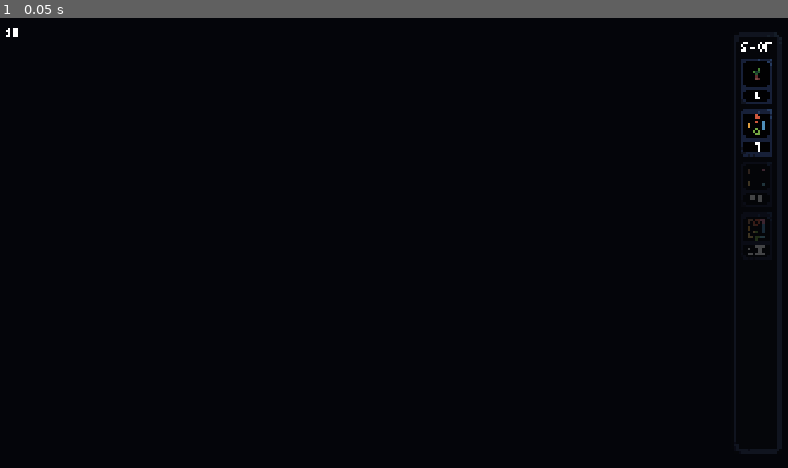
Above: before the commit, frame 1.
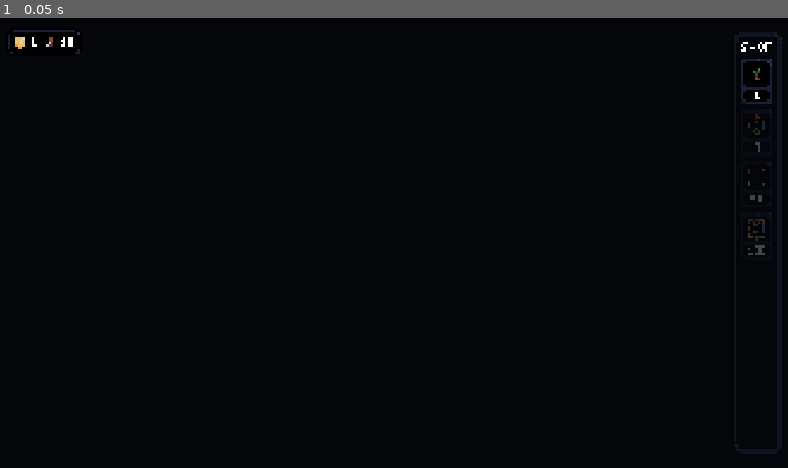
Above: after the commit, the same moment.

Repository: thomaslindstrom/factory-game
Game: Godot game, scene res://main.tscn
The game is run twice, just before and just after one commit, with the same random seed, the same clock (stepped at 60 frames per second) and the same inputs.
Inputs:
- Up to frame 1 (0.05 s): no input

The runs differ from the first frame. In frame 1, 0.3% of the frame differs, in the area x 0-98%, y 2-31%.

Commit message:
More work

Diff:
--- /dev/null
+++ b/components/stalberg_tile_map_layer.gd
@@ -0,0 +1,95 @@
+@tool
+extends TileMapLayer
+class_name StalbergTileMapLayer
+
+@export_tool_button("Render") var button_render: Callable = render
+
+const DISPLAY_OFFSETS: Array[Vector2i] = [Vector2i(0, 0), Vector2i(1, 0), Vector2i(0, 1), Vector2i(1, 1)]
+
+var atlas_by_mask: Dictionary = {}
+var _display: TileMapLayer
+
+
+func build_atlas_lookup() -> void:
+	atlas_by_mask.clear()
+	if not tile_set or tile_set.get_source_count() == 0:
+		return
+
+	var source: TileSetAtlasSource = tile_set.get_source(0) as TileSetAtlasSource
+	if not source:
+		return
+
+	for i in source.get_tiles_count():
+		var coords: Vector2i = source.get_tile_id(i)
+		var data: TileData = source.get_tile_data(coords, 0)
+		var mask: int = 0
+
+		if data.get_terrain_peering_bit(TileSet.CELL_NEIGHBOR_TOP_LEFT_CORNER) == 0:
+			mask |= 8
+		if data.get_terrain_peering_bit(TileSet.CELL_NEIGHBOR_TOP_RIGHT_CORNER) == 0:
+			mask |= 4
+		if data.get_terrain_peering_bit(TileSet.CELL_NEIGHBOR_BOTTOM_LEFT_CORNER) == 0:
+			mask |= 2
+		if data.get_terrain_peering_bit(TileSet.CELL_NEIGHBOR_BOTTOM_RIGHT_CORNER) == 0:
+			mask |= 1
+
+		atlas_by_mask[mask] = coords
+
+
+func _ensure_display() -> TileMapLayer:
+	if is_instance_valid(_display):
+		return _display
+
+	_display = get_node_or_null("Display") as TileMapLayer
+	if _display:
+		return _display
+
+	_display = TileMapLayer.new()
+	_display.name = "Display"
+	add_child(_display)
+	return _display
+
+
+func render() -> void:
+	var display := _ensure_display()
+	display.tile_set = tile_set
+	display.clear()
+	build_atlas_lookup()
+
+	var filled: Dictionary = {}
+	for cell in get_used_cells():
+		filled[cell] = true
+
+	if filled.is_empty():
+		display.visible = false
+		self_modulate = Color.WHITE
+		return
+
+	# Keep painted cells editable in the editor; hide them at runtime.
+	self_modulate = Color.WHITE if Engine.is_editor_hint() else Color(1, 1, 1, 0)
+	display.visible = true
+	display.position = -Vector2(tile_set.tile_size) * 0.5 - Vector2(0.5, 0.5)
+
+	var display_cells: Dictionary = {}
+	for cell in filled:
+		for offset in DISPLAY_OFFSETS:
+			display_cells[cell + offset] = true
+
+	for display_coord in display_cells:
+		var mask: int = 0
+		if filled.has(display_coord + Vector2i(-1, -1)):
+			mask |= 8
+		if filled.has(display_coord + Vector2i(0, -1)):
+			mask |= 4
+		if filled.has(display_coord + Vector2i(-1, 0)):
+			mask |= 2
+		if filled.has(display_coord):
+			mask |= 1
+		if mask == 0 or not atlas_by_mask.has(mask):
+			continue
+
+		display.set_cell(display_coord, 0, atlas_by_mask[mask])
+
+
+func _ready() -> void:
+	render()
--- a/game.gd
+++ b/game.gd
@@ -2,11 +2,17 @@
 
 var grid: Grid
 
-signal on_score_changed(score: int)
-var score: int = 10:
+signal on_coins_changed(coins: int)
+var coins: int = 1:
 	set(value):
-		score = value
-		on_score_changed.emit(value)
+		coins = value
+		on_coins_changed.emit(value)
+
+signal on_food_changed(food: int)
+var food: int = 10:
+	set(value):
+		food = value
+		on_food_changed.emit(value)
 
 # Grid
 var is_grid_drop_valid: bool = true
@@ -49,12 +55,12 @@
 
 	var coordinates: Vector2i = shop_drop_coordinates
 	if grid.grid_map.has(coordinates): return false
-	if score < item.price: return false
+	if coins < item.price: return false
 
 	var grid_item: GridItem = GridItem.new(item.grid_item.create())
 	grid.add_item(grid_item, coordinates)
 
-	score -= item.price
+	coins -= item.price
 	return true
 
 # Lifecycle
--- a/game/grid/contents/activator/activator.gd
+++ b/game/grid/contents/activator/activator.gd
@@ -3,9 +3,11 @@
 class_name GridItemContentActivator
 
 @export var neighbor_filter: Grid.NeighborFilter = Grid.NeighborFilter.ORTHOGONAL
+@export_range(0.0, 5.0, 0.1) var cooldown_duration: float = 2.0
 
 @onready var orthogonal: Sprite2D = %Orthogonal
 @onready var diagonal: Sprite2D = %Diagonal
+@onready var active_state: StateBehaviorDuration = %Active
 
 func _ready() -> void:
 	super._ready()
@@ -15,3 +17,4 @@
 
 	orthogonal.visible = show_orthogonal
 	diagonal.visible = show_diagonal
+	active_state.duration = cooldown_duration
--- a/game/grid/contents/activator/activator.tscn
+++ b/game/grid/contents/activator/activator.tscn
@@ -21,6 +21,7 @@
 [node name="Activator" unique_id=317894498 instance=ExtResource("1_u5fkd")]
 script = ExtResource("2_rmvst")
 neighbor_filter = 0
+cooldown_duration = null
 use_frame_color = true
 frame_color = Color(0.1264753, 0.12648061, 0.17168495, 1)
 
@@ -76,6 +77,7 @@
 metadata/_custom_type_script = "uid://ofbexg166pcj"
 
 [node name="Active" type="Node" parent="StateMachine/Active" index="0" unique_id=1487444975 node_paths=PackedStringArray("cooldown", "animation_player")]
+unique_name_in_owner = true
 script = ExtResource("8_vx8pe")
 cooldown = NodePath("../../../Cooldown")
 animation_player = NodePath("../../../AnimationPlayer")
--- a/game/grid/contents/coin/coin.tscn
+++ b/game/grid/contents/coin/coin.tscn
@@ -56,7 +56,7 @@
 script = ExtResource("8_7xrbg")
 cooldown = NodePath("../../../Cooldown")
 animation_player = NodePath("../../../AnimationPlayer")
-duration = 1.0
+duration = 0.5
 metadata/_custom_type_script = "uid://dpxlsq53w0ec8"
 
 [node name="UpdateScore" type="Node" parent="StateMachine/Active" index="1" unique_id=1138110375]
--- a/game/grid/contents/coin/state/update_score.gd
+++ b/game/grid/contents/coin/state/update_score.gd
@@ -1,7 +1,7 @@
 @tool
 extends StateBehavior
 
-@export var score: int = 1
+@export var coins: int = 1
 
 func enter() -> void:
-	Game.score += score
+	Game.coins += coins
--- a/game/grid/contents/diagonal_activator/diagonal_activator.tscn
+++ b/game/grid/contents/diagonal_activator/diagonal_activator.tscn
@@ -4,3 +4,10 @@
 
 [node name="Activator" unique_id=317894498 instance=ExtResource("1_vxuha")]
 neighbor_filter = 1
+cooldown_duration = 1.5
+
+[node name="Orthogonal" parent="." index="2" unique_id=1448707358]
+visible = false
+
+[node name="Diagonal" parent="." index="3" unique_id=1816045438]
+visible = true
--- a/game/grid/contents/omnidirectional_activator/omnidirectional_activator.tscn
+++ b/game/grid/contents/omnidirectional_activator/omnidirectional_activator.tscn
@@ -4,11 +4,15 @@
 
 [node name="Activator" unique_id=317894498 instance=ExtResource("1_xr356")]
 neighbor_filter = 2
+cooldown_duration = 1.0
 use_frame_color = false
 frame_color = Color(1, 1, 1, 1)
 
-[node name="Hover" parent="." index="1" unique_id=387404026]
-modulate = Color(1, 1, 1, 0)
+[node name="Frame" parent="." index="0" unique_id=1165232289]
+visible = true
 
-[node name="Cooldown" parent="." index="7" unique_id=895928947]
+[node name="Diagonal" parent="." index="3" unique_id=1816045438]
+visible = true
+
+[node name="Cooldown" parent="." index="6" unique_id=895928947]
 visible = false
--- a/game/grid/grid_drop_hover.gd
+++ b/game/grid/grid_drop_hover.gd
@@ -43,7 +43,10 @@
 	var coordinates: Vector2i = Game.grid_drop_coordinates
 
 	if grid.grid_map.has(coordinates):
-		if item.coordinates == coordinates: clear_preview_scene()
+		if item.coordinates == coordinates:
+			clear_preview_scene()
+			old_sprite.visible = false
+
 		new_sprite.visible = false
 		return
 
--- a/game/grid/grid_item_content.tscn
+++ b/game/grid/grid_item_content.tscn
@@ -78,6 +78,7 @@
 
 [node name="Frame" type="Sprite2D" parent="." unique_id=1165232289]
 unique_name_in_owner = true
+visible = false
 material = SubResource("ShaderMaterial_kn7j0")
 texture = ExtResource("2_i7w1r")
 region_enabled = true
--- a/game/grid/grid_item_effect_area.tscn
+++ b/game/grid/grid_item_effect_area.tscn
@@ -4,7 +4,7 @@
 [ext_resource type="TileSet" uid="uid://dnqcmb0wlktd8" path="res://assets/tilesets/area_of_effect.tres" id="2_gf2pl"]
 
 [node name="GridItemEffectArea" type="Node2D" unique_id=1831638499]
-modulate = Color(1, 1, 1, 0.5882353)
+modulate = Color(1, 1, 1, 0.49019608)
 script = ExtResource("1_gf2pl")
 tile_set = ExtResource("2_gf2pl")
 effect_area = Array[Vector2i]([Vector2i(0, 0), Vector2i(1, 0), Vector2i(0, 1), Vector2i(-1, 0), Vector2i(0, -2), Vector2i(0, -1), Vector2i(-2, 0), Vector2i(0, 2), Vector2i(2, 0)])
--- a/game_viewport_camera.gd
+++ b/game_viewport_camera.gd
@@ -67,6 +67,8 @@
 	if direction != Vector2.ZERO:
 		position += direction * pan_speed * modifier * delta / display_zoom
 
+	if position == position.round(): position += Vector2(0.1, 0.1)
+
 	if Input.is_action_just_pressed("tertiary"):
 		reset_position()
 
--- a/main.tscn
+++ b/main.tscn
@@ -3,7 +3,6 @@
 [ext_resource type="Script" uid="uid://d1bgwp6f35d2y" path="res://main.gd" id="1_1bvp3"]
 [ext_resource type="Texture2D" uid="uid://brkg3k7j1w745" path="res://sprites.png" id="1_ig7tw"]
 [ext_resource type="Script" uid="uid://b4l46f5su5i4o" path="res://game_viewport_camera.gd" id="2_lquwl"]
-[ext_resource type="PackedScene" uid="uid://djtwb08a2jk2h" path="res://modules/font/ui_text.tscn" id="3_h2yge"]
 [ext_resource type="Script" uid="uid://b4cf5kebl764s" path="res://game/grid/grid.gd" id="4_1bvp3"]
 [ext_resource type="Script" uid="uid://eq2yr8ietoxx" path="res://ui_viewport_camera.gd" id="5_7mycd"]
 [ext_resource type="Script" uid="uid://ci18myf5wo6k" path="res://game/grid/grid_debugger.gd" id="5_272bh"]
@@ -12,13 +11,14 @@
 [ext_resource type="Script" uid="uid://boovmr37gcaus" path="res://game/grid/grid_item_resource.gd" id="6_kek77"]
 [ext_resource type="Resource" uid="uid://cb05nvk3m0jt0" path="res://game/grid/contents/coin/coin.tres" id="7_4c57u"]
 [ext_resource type="Resource" uid="uid://tsp3qmtuv66i" path="res://game/grid/contents/orthogonal_activator/orthogonal_activator.tres" id="9_dg77c"]
-[ext_resource type="Script" uid="uid://d0i5tuphwd1tr" path="res://ui/score.gd" id="10_4c57u"]
 [ext_resource type="Resource" uid="uid://qiinttxels8s" path="res://game/grid/contents/diagonal_activator/diagonal_activator.tres" id="10_ycdy4"]
 [ext_resource type="Resource" uid="uid://sbritqxnu8kw" path="res://game/grid/contents/omnidirectional_activator/omnidirectional_activator.tres" id="11_w48qg"]
 [ext_resource type="Script" uid="uid://b8iwfctl3sl2" path="res://game/grid/grid_drop_hover.gd" id="12_1u8w0"]
 [ext_resource type="Script" uid="uid://b0syndc0c1c63" path="res://game/grid/grid_shop_drop_hover.gd" id="12_ryguw"]
 [ext_resource type="Script" uid="uid://c06xi37vnoblq" path="res://modules/font/ui_text.gd" id="15_vivmo"]
+[ext_resource type="PackedScene" uid="uid://3ulshauxiy3s" path="res://ui/ui_metric_coins.tscn" id="16_1u8w0"]
 [ext_resource type="PackedScene" uid="uid://djugnie0engre" path="res://ui/shop/ui_shop_item.tscn" id="16_2cqfq"]
+[ext_resource type="PackedScene" uid="uid://vn3x1pp8nuwn" path="res://ui/ui_metric_food.tscn" id="17_0odxb"]
 [ext_resource type="Script" uid="uid://ck1pemibdoqb" path="res://ui/shop/shop_container_box.gd" id="17_d13ii"]
 [ext_resource type="Resource" uid="uid://c82or7rr5rxrk" path="res://ui/shop/items/coin.tres" id="17_yaehf"]
 [ext_resource type="Resource" uid="uid://bx1vunx03dh8o" path="res://ui/shop/items/orthogonal_activator.tres" id="18_82xsv"]
@@ -120,7 +120,7 @@
 anchor_bottom = 1.0
 grow_horizontal = 2
 grow_vertical = 2
-color = Color(0.018, 0.0224, 0.04, 1)
+color = Color(0.02218447, 0.02698222, 0.04446049, 1)
 
 [node name="GameViewportContainer" type="SubViewportContainer" parent="." unique_id=1987820623]
 unique_name_in_owner = true
@@ -145,11 +145,10 @@
 position_smoothing_enabled = true
 script = ExtResource("2_lquwl")
 pan_speed = 500.0
-zoom_modifier_multiplier = null
 maximum_zoom = 6.0
 
 [node name="Grid" type="Node2D" parent="GameViewportContainer/GameViewport" unique_id=810262040]
-position = Vector2(640, 360)
+position = Vector2(960, 540)
 script = ExtResource("4_1bvp3")
 grid_size = Vector2i(129, 129)
 texture = SubResource("AtlasTexture_1bvp3")
@@ -198,7 +197,7 @@
 positional_shadow_atlas_quad_1 = 0
 positional_shadow_atlas_quad_2 = 0
 positional_shadow_atlas_quad_3 = 0
-size = Vector2i(1280, 720)
+size = Vector2i(1920, 1080)
 render_target_update_mode = 4
 
 [node name="Camera2D" type="Camera2D" parent="UiViewportContainer/UiViewport" unique_id=1440604307]
@@ -206,17 +205,38 @@
 script = ExtResource("5_7mycd")
 camera_type = 1
 
-[node name="MarginContainer" type="MarginContainer" parent="UiViewportContainer/UiViewport" unique_id=523376642]
-offset_right = 10.0
-offset_bottom = 13.0
-mouse_filter = 2
+[node name="MetricContainer" type="MarginContainer" parent="UiViewportContainer/UiViewport" unique_id=1015188420]
+offset_right = 28.0
+offset_bottom = 21.0
+theme_override_constants/margin_left = 6
+theme_override_constants/margin_top = 6
+
+[node name="NinePatchRect" type="NinePatchRect" parent="UiViewportContainer/UiViewport/MetricContainer" unique_id=45641466]
+custom_minimum_size = Vector2(22, 15)
+layout_mode = 2
+texture = ExtResource("1_ig7tw")
+region_rect = Rect2(6, 340, 21, 15)
+patch_margin_left = 5
+patch_margin_top = 5
+patch_margin_right = 5
+patch_margin_bottom = 5
+
+[node name="MarginContainer" type="MarginContainer" parent="UiViewportContainer/UiViewport/MetricContainer" unique_id=1803674618]
+layout_mode = 2
 theme_override_constants/margin_left = 6
 theme_override_constants/margin_top = 4
-
-[node name="UiText" parent="UiViewportContainer/UiViewport/MarginContainer" unique_id=1736015980 instance=ExtResource("3_h2yge")]
-layout_mode = 2
-mouse_filter = 2
-script = ExtResource("10_4c57u")
+theme_override_constants/margin_right = 6
+theme_override_constants/margin_bottom = 4
+
+[node name="HBoxContainer" type="HBoxContainer" parent="UiViewportContainer/UiViewport/MetricContainer/MarginContainer" unique_id=1591833050]
+layout_mode = 2
+theme_override_constants/separation = 6
+
+[node name="UiMetricCoins" parent="UiViewportContainer/UiViewport/MetricContainer/MarginContainer/HBoxContainer" unique_id=167797989 instance=ExtResource("16_1u8w0")]
+layout_mode = 2
+
+[node name="UiMetricFood" parent="UiViewportContainer/UiViewport/MetricContainer/MarginContainer/HBoxContainer" unique_id=1667483215 instance=ExtResource("17_0odxb")]
+layout_mode = 2
 
 [node name="ShopContainer" type="MarginContainer" parent="UiViewportContainer/UiViewport" unique_id=2068535603]
 anchors_preset = 11
--- a/ui/score.gd
+++ /dev/null
@@ -1,10 +0,0 @@
-@tool
-extends UiText
-
-func update(score: int):
-	text = str(score)
-
-func _ready() -> void:
-	if Engine.is_editor_hint(): return
-	Game.on_score_changed.connect(update)
-	update(Game.score)
--- a/ui/shop/ui_shop_item.gd
+++ b/ui/shop/ui_shop_item.gd
@@ -11,12 +11,12 @@
 
 var drag: Draggable = Draggable.new(self )
 
-func can_afford_shop_item(score: int = Game.score) -> bool:
-	return score >= shop_item.price
+func can_afford_shop_item(coins: int = Game.coins) -> bool:
+	return coins >= shop_item.price
 
-func handle_score_changed(new_score: int, animation_duration: float = 0.2) -> void:
+func handle_coins_changed(new_coins: int, animation_duration: float = 0.2) -> void:
 	var tween: Tween = create_tween()
-	var opacity: float = 1.0 if can_afford_shop_item(new_score) else 0.25
+	var opacity: float = 1.0 if can_afford_shop_item(new_coins) else 0.25
 	tween.tween_property(container, "modulate:a", opacity, animation_duration)
 
 func handle_mouse_entered() -> void:
@@ -79,8 +79,8 @@
 	drag.return_to_original_position = handle_drag_return
 
 	if not Engine.is_editor_hint():
-		Game.on_score_changed.connect(handle_score_changed)
-		handle_score_changed(Game.score, 0.0)
+		Game.on_coins_changed.connect(handle_coins_changed)
+		handle_coins_changed(Game.coins, 0.0)
 
 	hover.modulate.a = 0.0
 	mouse_entered.connect(handle_mouse_entered)
--- /dev/null
+++ b/ui/ui_coins.gd
@@ -0,0 +1,11 @@
+@tool
+extends UiText
+class_name UiCoins
+
+func update(coins: int):
+	text = str(coins)
+
+func _ready() -> void:
+	if Engine.is_editor_hint(): return
+	Game.on_coins_changed.connect(update)
+	update(Game.coins)
--- /dev/null
+++ b/ui/ui_metric.gd
@@ -0,0 +1,21 @@
+@tool
+extends MarginContainer
+class_name UiMetric
+
+@export var texture: AtlasTexture:
+	set(value):
+		texture = value
+		update_sprite()
+@export var text: String = "":
+	set(value):
+		text = value
+		update_text()
+
+@onready var sprite: Sprite2D = %Sprite2D
+@onready var ui_text: UiText = %UiText
+
+func update_sprite() -> void:
+	if texture and sprite: sprite.texture = texture
+
+func update_text() -> void:
+	if text: ui_text.text = text
--- /dev/null
+++ b/ui/ui_metric.tscn
@@ -0,0 +1,32 @@
+[gd_scene format=3 uid="uid://bsbb4x4qoonee"]
+
+[ext_resource type="PackedScene" uid="uid://djtwb08a2jk2h" path="res://modules/font/ui_text.tscn" id="1_5thqm"]
+[ext_resource type="Script" uid="uid://2h4l1qlkkjqs" path="res://ui/ui_metric.gd" id="1_wnewm"]
+
+[node name="UiMetric" type="MarginContainer" unique_id=167797989]
+offset_right = 8.0
+offset_bottom = 9.0
+mouse_filter = 2
+script = ExtResource("1_wnewm")
+
+[node name="HBoxContainer" type="HBoxContainer" parent="." unique_id=937396679]
+layout_mode = 2
+size_flags_horizontal = 0
+size_flags_vertical = 0
+theme_override_constants/separation = 4
+alignment = 1
+
+[node name="Icon" type="MarginContainer" parent="HBoxContainer" unique_id=1597484767]
+custom_minimum_size = Vector2(5, 7)
+layout_mode = 2
+size_flags_horizontal = 4
+size_flags_vertical = 4
+
+[node name="Sprite2D" type="Sprite2D" parent="HBoxContainer/Icon" unique_id=1800256489]
+unique_name_in_owner = true
+centered = false
+
+[node name="UiText" parent="HBoxContainer" unique_id=1736015980 instance=ExtResource("1_5thqm")]
+unique_name_in_owner = true
+layout_mode = 2
+mouse_filter = 2
--- /dev/null
+++ b/ui/ui_metric_coins.gd
@@ -0,0 +1,11 @@
+@tool
+extends UiMetric
+class_name UiMetricCoins
+
+func update(coins: int):
+	text = str(coins)
+
+func _ready() -> void:
+	if Engine.is_editor_hint(): return
+	Game.on_coins_changed.connect(update)
+	update(Game.coins)
--- /dev/null
+++ b/ui/ui_metric_coins.tscn
@@ -0,0 +1,16 @@
+[gd_scene format=3 uid="uid://3ulshauxiy3s"]
+
+[ext_resource type="PackedScene" uid="uid://bsbb4x4qoonee" path="res://ui/ui_metric.tscn" id="1_7pmyk"]
+[ext_resource type="Script" uid="uid://t4n6gf814ps8" path="res://ui/ui_metric_coins.gd" id="2_dx5uy"]
+[ext_resource type="Texture2D" uid="uid://brkg3k7j1w745" path="res://sprites.png" id="3_mr3ua"]
+
+[sub_resource type="AtlasTexture" id="AtlasTexture_mr3ua"]
+atlas = ExtResource("3_mr3ua")
+region = Rect2(14, 311, 5, 7)
+
+[node name="UiMetricCoins" unique_id=167797989 instance=ExtResource("1_7pmyk")]
+script = ExtResource("2_dx5uy")
+texture = SubResource("AtlasTexture_mr3ua")
+
+[node name="Sprite2D" parent="HBoxContainer/Icon" parent_id_path=PackedInt32Array(1597484767) index="0" unique_id=1800256489]
+texture = SubResource("AtlasTexture_mr3ua")
--- /dev/null
+++ b/ui/ui_metric_food.gd
@@ -0,0 +1,11 @@
+@tool
+extends UiMetric
+class_name UiMetricFood
+
+func update(food: int):
+	text = str(food)
+
+func _ready() -> void:
+	if Engine.is_editor_hint(): return
+	Game.on_food_changed.connect(update)
+	update(Game.food)
--- /dev/null
+++ b/ui/ui_metric_food.tscn
@@ -0,0 +1,20 @@
+[gd_scene format=3 uid="uid://vn3x1pp8nuwn"]
+
+[ext_resource type="PackedScene" uid="uid://bsbb4x4qoonee" path="res://ui/ui_metric.tscn" id="1_jaeux"]
+[ext_resource type="Texture2D" uid="uid://brkg3k7j1w745" path="res://sprites.png" id="2_loq5q"]
+[ext_resource type="Script" uid="uid://c3fuqvttoqnbp" path="res://ui/ui_metric_food.gd" id="2_vlnla"]
+
+[sub_resource type="AtlasTexture" id="AtlasTexture_mr3ua"]
+atlas = ExtResource("2_loq5q")
+region = Rect2(47, 311, 5, 7)
+
+[sub_resource type="AtlasTexture" id="AtlasTexture_loq5q"]
+atlas = ExtResource("2_loq5q")
+region = Rect2(47, 311, 5, 7)
+
+[node name="UiMetricFood" unique_id=167797989 instance=ExtResource("1_jaeux")]
+script = ExtResource("2_vlnla")
+texture = SubResource("AtlasTexture_mr3ua")
+
+[node name="Sprite2D" parent="HBoxContainer/Icon" parent_id_path=PackedInt32Array(1597484767) index="0" unique_id=1800256489]
+texture = SubResource("AtlasTexture_loq5q")
Binary file added: assets/tilesets/desert.aseprite
Binary file added: assets/tilesets/desert.png
Not shown, added: assets/tilesets/desert.png.import
Binary file added: assets/tilesets/water.aseprite
Binary file added: assets/tilesets/water.png
Not shown, added: assets/tilesets/water.png.import
Not shown, added: components/stalberg_tile_map_layer.gd.uid
Binary file changed: sprites.aseprite
Binary file changed: sprites.png
Not shown, removed: ui/score.gd.uid
Not shown, added: ui/ui_coins.gd.uid
Not shown, added: ui/ui_metric.gd.uid
(and 2 more such lines)
